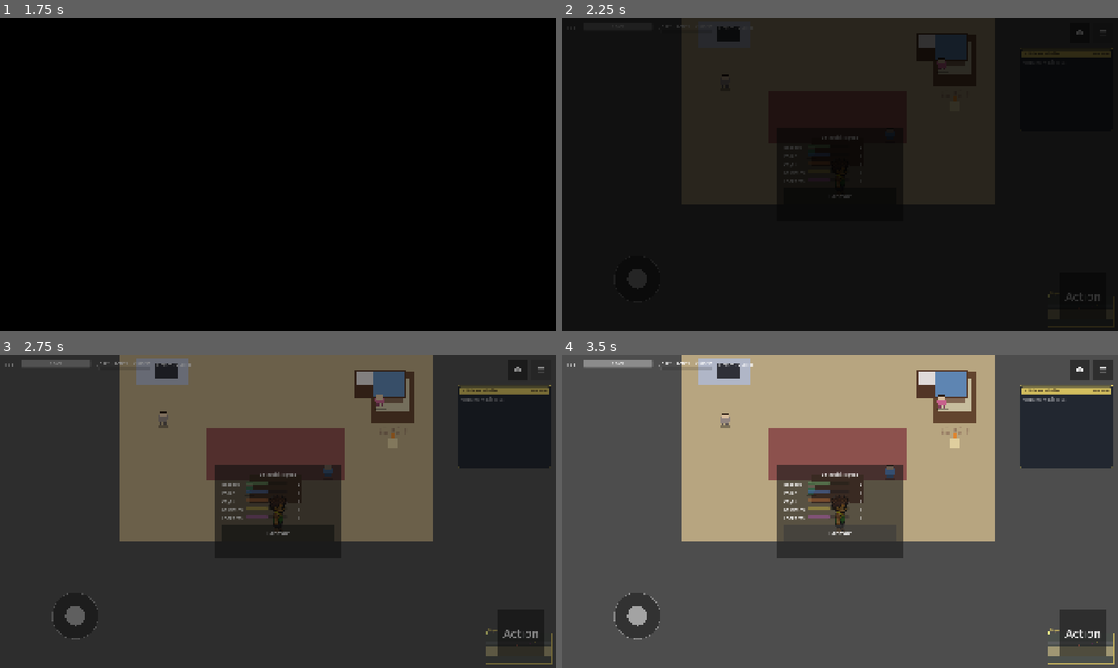
Above: before the commit, frames 1-4 (two rows, left to right).
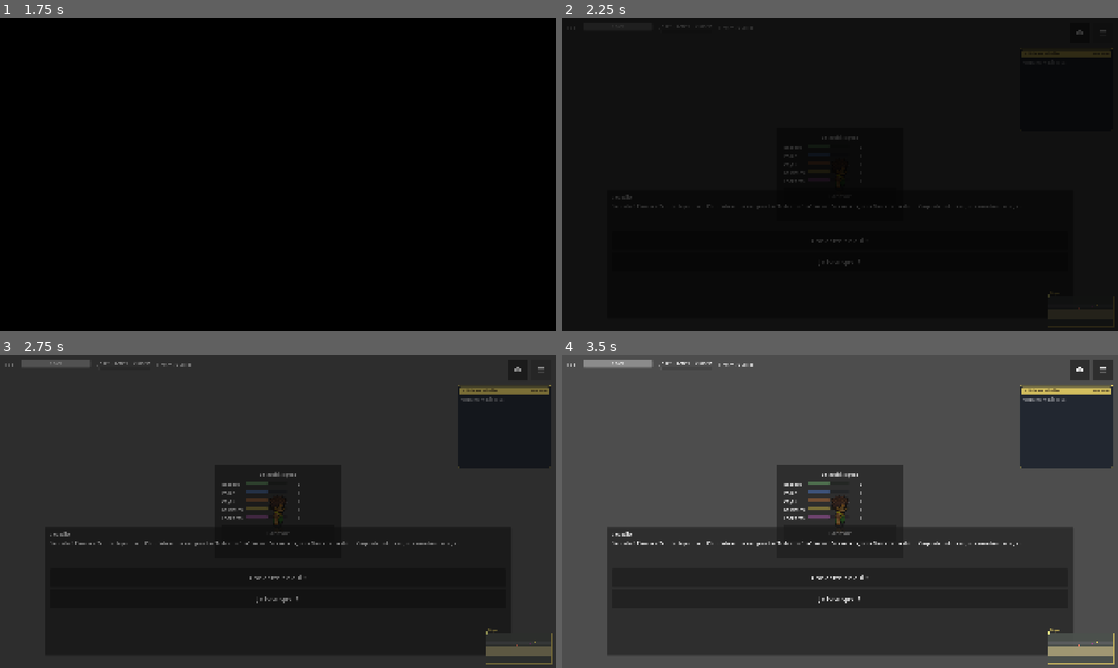
Above: after the commit, the same moments.

Repository: alexandreDavid/rio
Game: Godot game, scene res://scenes/main/Intro.tscn
Same seed, same stepped clock (60 frames per second), same inputs: the game is played once before the commit and once after it.
Inputs (mouse positions are in pixels of both pictures, inside the frame that each line leads up to):
- Up to frame 1 (1.75 s): click "Continuer" at 0.5 s; tap Enter (ui_accept) at 1.25 s; move the mouse to (400, 158) at 1.27 s; hold D (move_right) from 1.28 s (still down); hold E (interact) from 1.28 s (still down); click (400, 158) at 1.42 s; tap Space (jump) at 1.52 s; tap Shift (run) at 1.55 s
- Up to frame 2 (2.25 s): release D (move_right) at 2 s; release E (interact) at 2 s; click "☰" at 2 s
- Up to frame 3 (2.75 s): no input
- Up to frame 4 (3.5 s): drag from (639, 614) to (840, 536) at 2.77 s

Frame 1 is identical in both runs. In frame 2, 2.9% of the frame differs, in the area x 9-97%, y 1-94%; in frame 3, 40%; in frame 4, 62%, in the area x 8-98%, y 0-97%.

Commit message:
Récit : mère et grand-mère interactables dans la maison
DialogueSpot : nouveau prop générique (Area2D + Interactable + script
3 lignes). @export speaker, text, choices, prompt, npc_id. Sur interact,
DialogueBridge.register_runtime_dialogue + start_dialogue. Ré-utilisable
pour tous les NPCs secondaires sans NPCData/script dédié.

HouseInterior : 2 spots ajoutés au-dessus des wanderers existants :
- MotherSpot (120, -50) près du KitchenCounter — la mère, sans regarder,
  remue la moqueca et te dit de manger avant de partir, mentionne qu'elle
  met le couvert pour trois comme si Zé allait rentrer
- GrandmaSpot (-130, -30) près du fauteuil — la grand-mère raconte un
  rêve sur l'oncle au bord de la mer en train de griller du milho, te
  charge de faire honneur à la famille en vendant son milho

Renforce l'ancrage familial avant que le joueur sorte affronter Copa.

Diff:
--- a/scenes/interiors/HouseInterior.tscn
+++ b/scenes/interiors/HouseInterior.tscn
@@ -1,8 +1,9 @@
-[gd_scene load_steps=7 format=3]
+[gd_scene load_steps=8 format=3]
 
 [ext_resource type="PackedScene" path="res://scenes/props/BuildingDoor.tscn" id="1_door"]
 [ext_resource type="PackedScene" path="res://scenes/props/AmbientWanderer.tscn" id="2_wander"]
 [ext_resource type="PackedScene" path="res://scenes/npcs/SeuJoao.tscn" id="3_seu_joao"]
+[ext_resource type="PackedScene" path="res://scenes/props/DialogueSpot.tscn" id="4_spot"]
 
 [sub_resource type="RectangleShape2D" id="WallH"]
 size = Vector2(360, 12)
@@ -205,3 +206,19 @@
 
 [node name="SeuJoao" parent="." instance=ExtResource("3_seu_joao")]
 position = Vector2(-60, 50)
+
+[node name="MotherSpot" parent="." instance=ExtResource("4_spot")]
+position = Vector2(120, -50)
+npc_id = "mae"
+speaker = "Mãe"
+prompt = "Parler à Mãe"
+text = "*remue la moqueca, ne te regarde pas* Mange avant de partir, sobrinho. La rue est dure ce matin. Et n'oublie pas le jantar — j'ai mis le couvert pour trois, comme avant. Comme si Zé allait rentrer."
+choices = PackedStringArray(["Obrigado, mãe"])
+
+[node name="GrandmaSpot" parent="." instance=ExtResource("4_spot")]
+position = Vector2(-130, -30)
+npc_id = "vovo"
+speaker = "Vovó"
+prompt = "Parler à Vovó"
+text = "*sans cesser de tricoter, voix douce* Sobrinho. J'ai rêvé de ton oncle cette nuit. Il était assis au bord de la mer, en train de faire griller du milho, comme quand t'étais petit. Il riait. Va lui faire honneur. Vends son milho. La famille tient debout par les mains qui travaillent."
+choices = PackedStringArray(["Sim, vovó"])
--- /dev/null
+++ b/scenes/props/DialogueSpot.tscn
@@ -0,0 +1,17 @@
+[gd_scene load_steps=4 format=3]
+
+[ext_resource type="Script" path="res://scripts/world/DialogueSpot.gd" id="1_spot"]
+[ext_resource type="Script" path="res://scripts/world/Interactable.gd" id="2_inter"]
+
+[sub_resource type="RectangleShape2D" id="ProxShape"]
+size = Vector2(32, 32)
+
+[node name="DialogueSpot" type="Node2D"]
+script = ExtResource("1_spot")
+
+[node name="Interactable" type="Area2D" parent="."]
+script = ExtResource("2_inter")
+prompt = "Parler"
+
+[node name="Shape" type="CollisionShape2D" parent="Interactable"]
+shape = SubResource("ProxShape")
--- /dev/null
+++ b/scripts/world/DialogueSpot.gd
@@ -0,0 +1,32 @@
+class_name DialogueSpot
+extends Node2D
+
+# Spot interactable static qui affiche une ligne de dialogue ad-hoc via
+# DialogueBridge.register_runtime_dialogue + start_dialogue. Utile pour des
+# personnages secondaires (mère, grand-mère, voisin) sans créer de NPCData
+# ou de script dédié. Le `npc_id` est libre et sert juste à grouper les
+# entrées du journal narratif si nécessaire.
+
+@export var npc_id: String = "spot"
+@export var speaker: String = "Speaker"
+@export_multiline var text: String = "..."
+@export var prompt: String = "Parler"
+@export var choices: PackedStringArray = PackedStringArray(["D'accord"])
+
+@onready var interactable: Interactable = $Interactable
+
+func _ready() -> void:
+	if interactable == null:
+		return
+	interactable.prompt = prompt
+	interactable.interacted.connect(_on_interacted)
+
+func _on_interacted(_by: Node) -> void:
+	var knot_id: String = "spot_" + npc_id
+	var data: Dictionary = {
+		"speaker": speaker,
+		"text": text,
+		"choices": Array(choices),
+	}
+	DialogueBridge.register_runtime_dialogue(knot_id, data)
+	DialogueBridge.start_dialogue(npc_id, knot_id)
